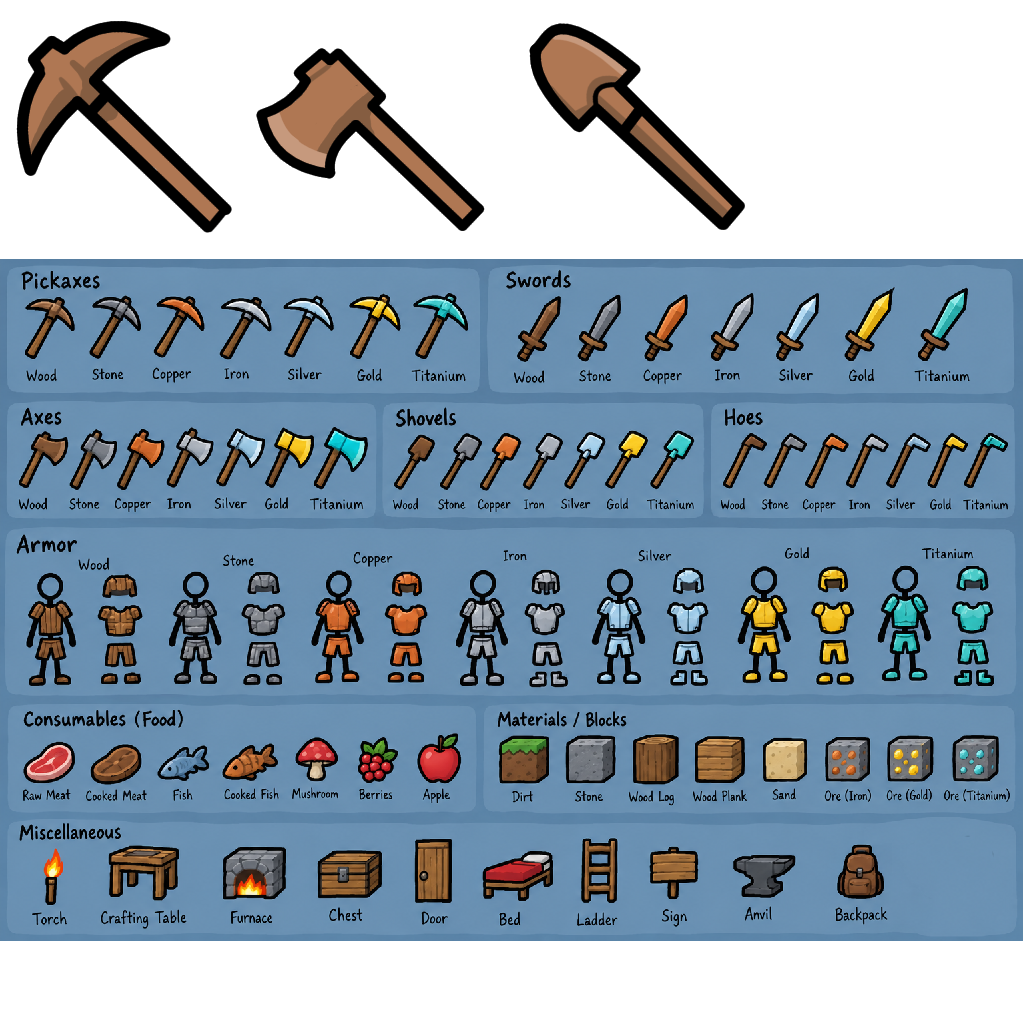
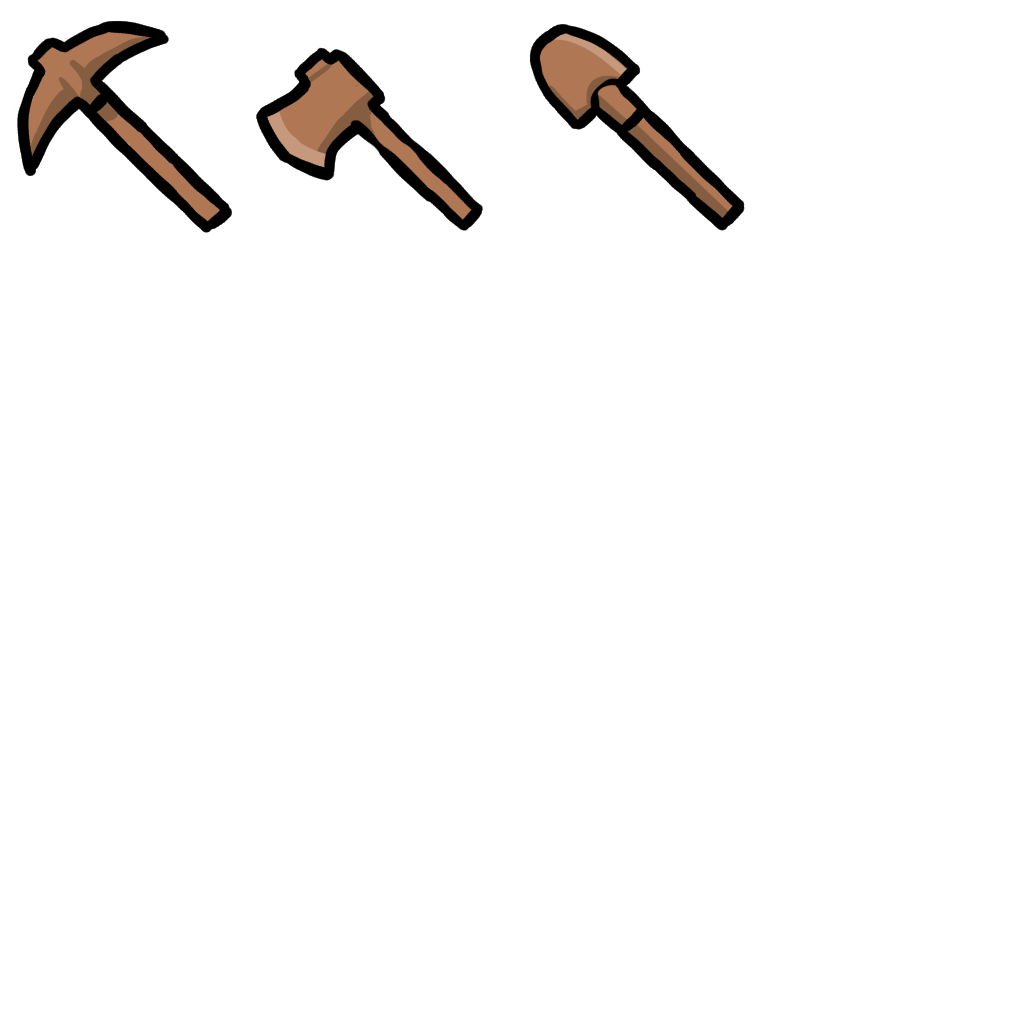
Comparing the layer stacks of the two 1024x1024 images. Changes:
painted on "Outline" (1st of 3, in "Shovel Wood") over [529, 23, 745, 231]
painted on "Outline" (2nd of 3, in "Axe Wood") over [0, 20, 1023, 941]
renamed "Outlines" to "Outline", painted on it over [0, 20, 1023, 941]
painted on "Shading" (3rd of 3, in "Axe Pickaxe") over [0, 20, 1023, 941]
painted on "Colors" over [0, 20, 1023, 941]
hid "ref", painted on it over [0, 192, 1023, 941]
